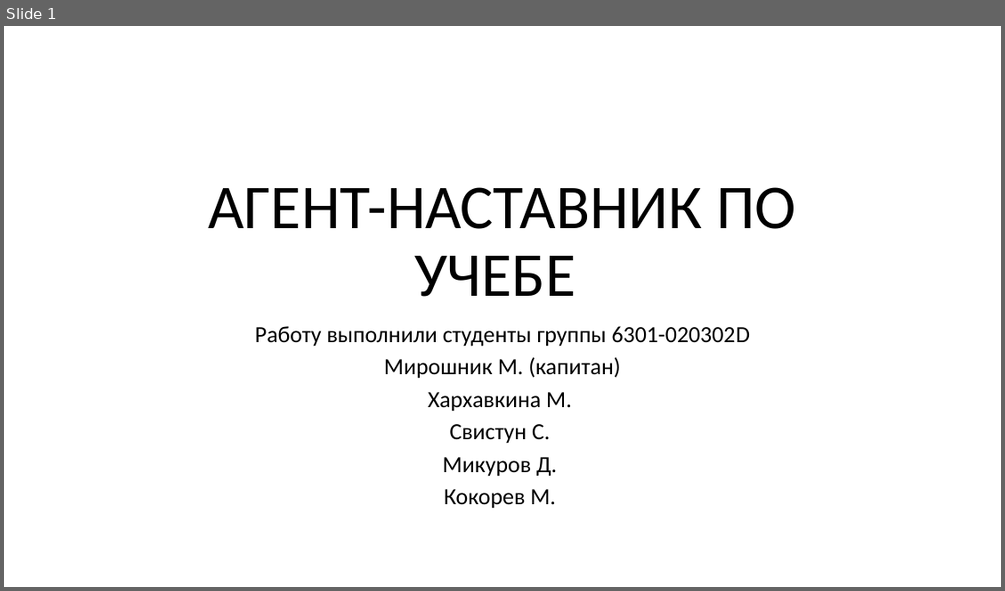
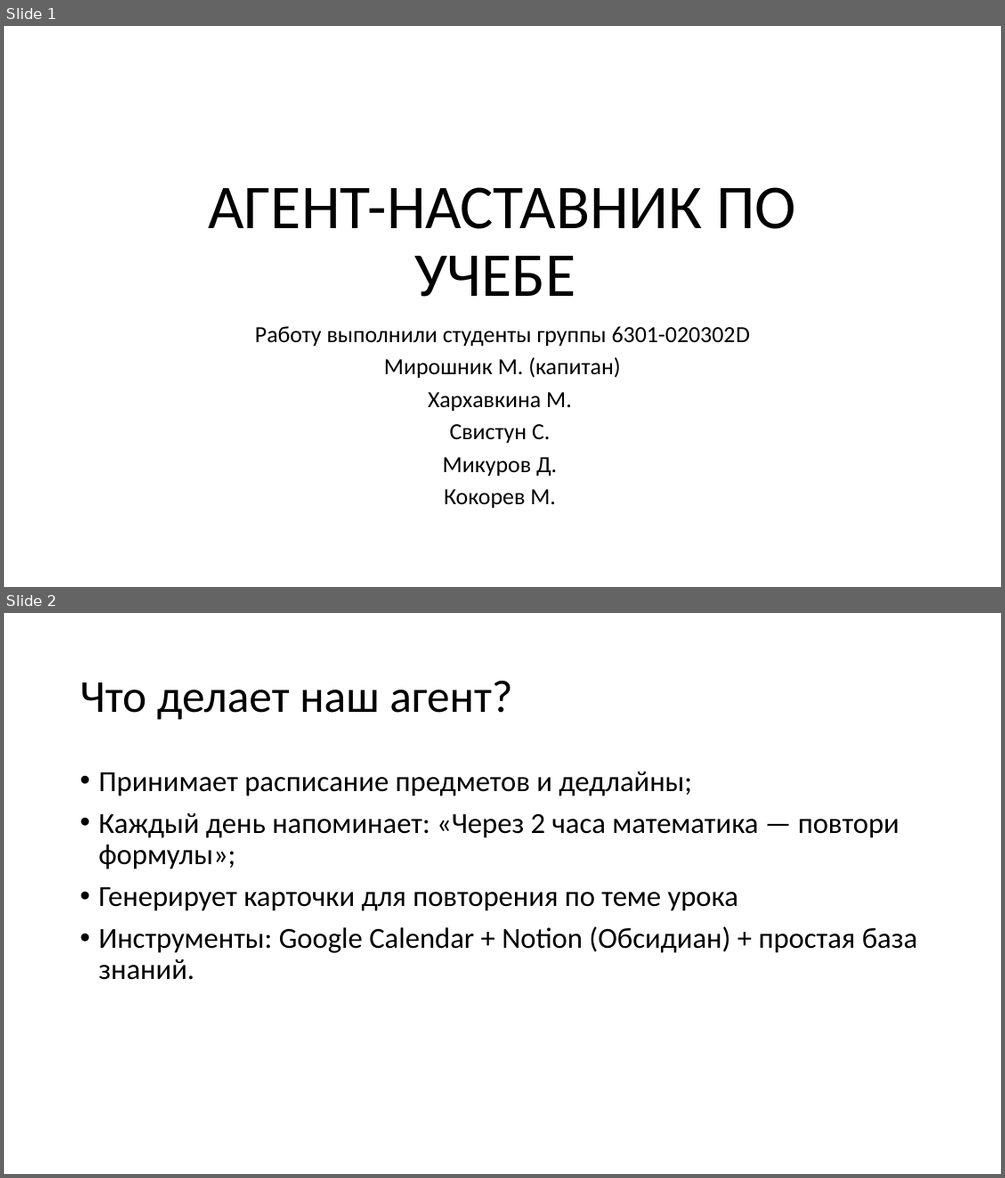
Before and after one commit to algorithm-ssau/6301_team1, a slide deck: 6301-1-presentation.pptx. Shown one above the other, each under a label of ours: slide 1 before the commit, slides 1 and 2 after it. The pictures are 1005x591 and 1005x1178 pixels, drawn with LibreOffice and Linux fonts; fonts in the diff are those of the drawing. Boxes give left, top, right and bottom in pixels: in the first picture for what was removed or moved away, otherwise in the second. Text is boxed around its words. In the diff, an @@ line names an element or a change of style, - is before the commit and + after.

Commit message:
Update presentation

```diff
--- a/6301-1-presentation.pptx
+++ b/6301-1-presentation.pptx
@@ slide 2 added at [4,613,1001,1174], background #FFFFFF @@
@@ title added at [80,681,512,720], 44 pt, text #000000 @@
+Что делает наш агент?
@@ text added at [98,771,917,980], 28 pt, text #000000 @@
+• Принимает расписание предметов и дедлайны;
+• Каждый день напоминает: «Через 2 часа математика — повтори формулы»;
+• Генерирует карточки для повторения по теме урока
+• Инструменты: Google Calendar + Notion (Обсидиан) + простая база знаний.
```
Also in this commit, not shown: 1 slide removed.
